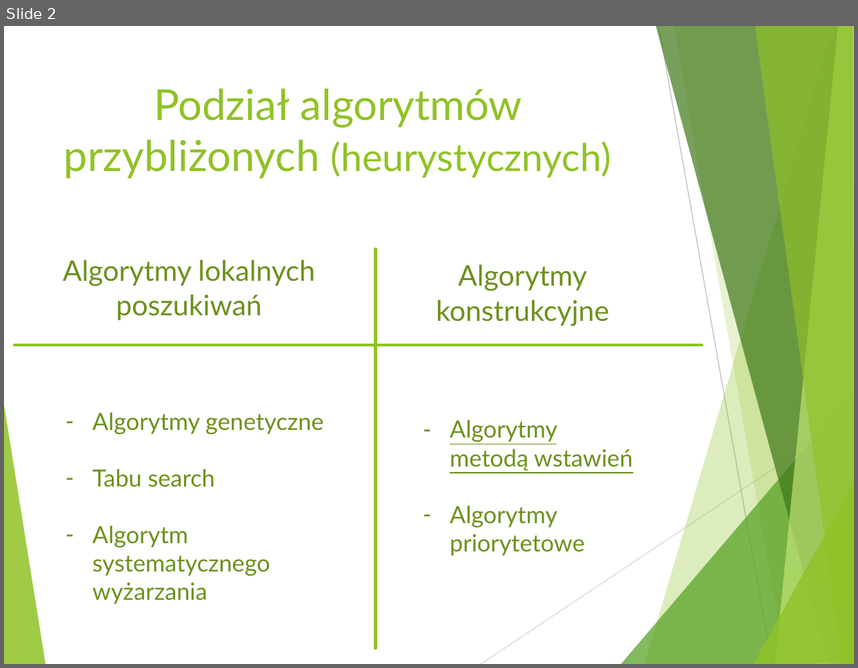
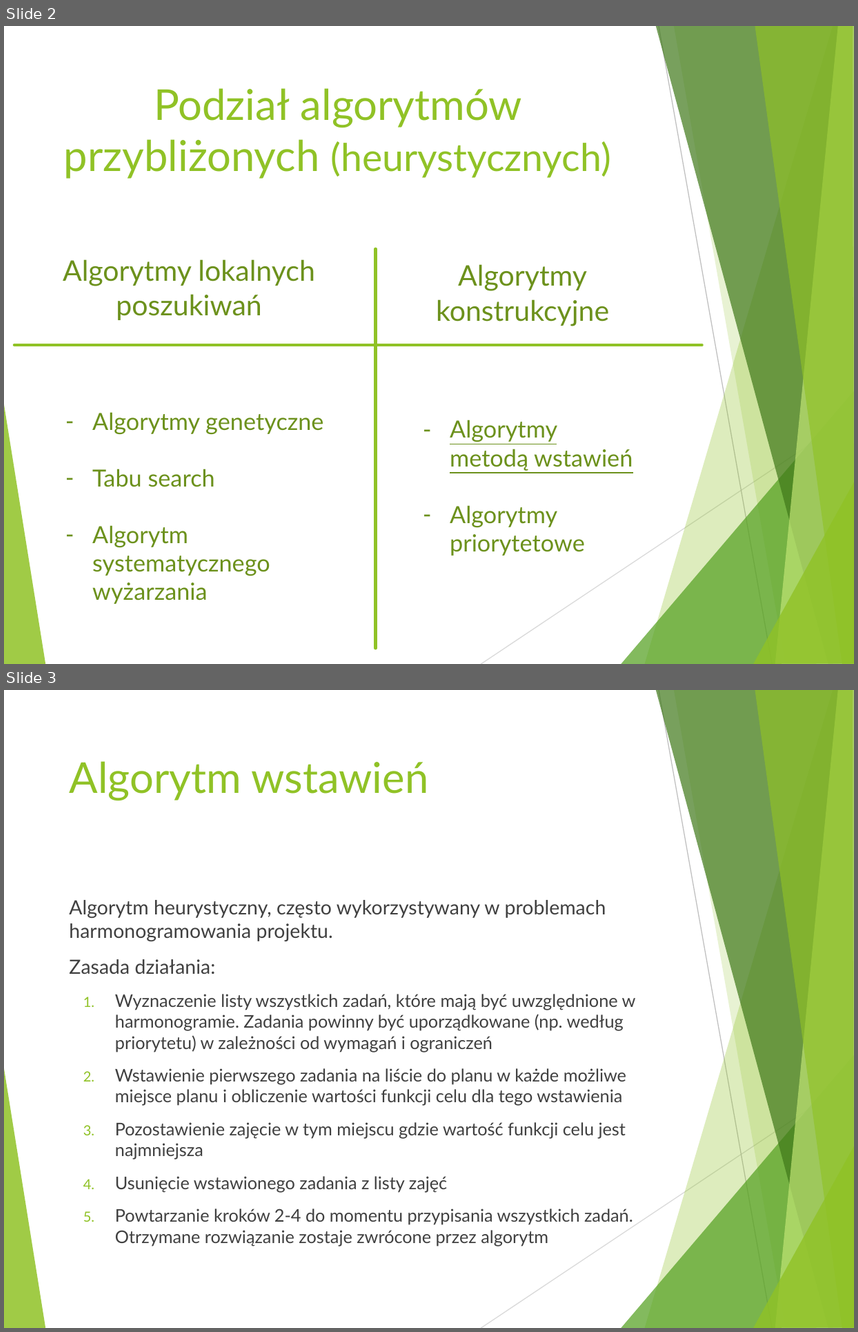
Before and after one commit to Ignisolver/Scheduling-algorithm-prototype, a slide deck: prez.pptx. Shown one above the other, each under a label of ours: slide 2 before the commit, slides 2 and 3 after it. The pictures are 858x668 and 858x1332 pixels, drawn with LibreOffice and Linux fonts; fonts in the diff are those of the drawing. Boxes give left, top, right and bottom in pixels: in the first picture for what was removed or moved away, otherwise in the second. Text is boxed around its words. In the diff, an @@ line names an element or a change of style, - is before the commit and + after.

```diff
--- a/prez.pptx
+++ b/prez.pptx
@@ slide 3 added at (4,690,854,1328), background #FFFFFF; not listed: 10 template elements that a slide beside it also shows @@
@@ title added at (69,761,428,801), 36 pt, text #90C226 @@
+Algorytm wstawień
@@ text added at (69,900,636,1245), 14.8 pt, text #404040 @@
+Algorytm heurystyczny, często wykorzystywany w problemach harmonogramowania projektu.
+Zasada działania:
+  1. Wyznaczenie listy wszystkich zadań, które mają być uwzględnione w harmonogramie. Zadania powinny być uporządkowane (np. według priorytetu) w zależności od wymagań i ograniczeń
+  2. Wstawienie pierwszego zadania na liście do planu w każde możliwe miejsce planu i obliczenie wartości funkcji celu dla tego wstawienia
+  3. Pozostawienie zajęcie w tym miejscu gdzie wartość funkcji celu jest najmniejsza
+  4. Usunięcie wstawionego zadania z listy zajęć
+  5. Powtarzanie kroków 2-4 do momentu przypisania wszystkich zadań. Otrzymane rozwiązanie zostaje zwrócone przez algorytm
```
Also in this commit, not shown: 2 slides changed, 1 other file.
